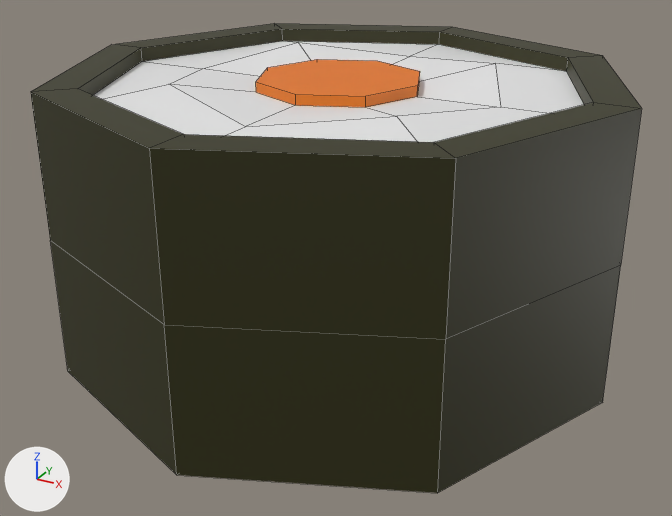
An edit to the FBX model Assets/m_coloniusLory_Maki_Salmon_001.fbx, drawn before and after from the same camera.
One viewpoint serves both versions: a 50 mm camera at (-0.0343, -2.155, 0.3783) aimed at (-0.0635, -2.102, 0.3518). The lights are fixed; the arrows at lower left show +X, +Y and +Z. Mesh edges are drawn as thin lines. Where no turn or scale is listed for an object, it has been applied to the vertices.

Names of what the first picture shows: 'm_coloniusLory_Maki_Salmon_001'.
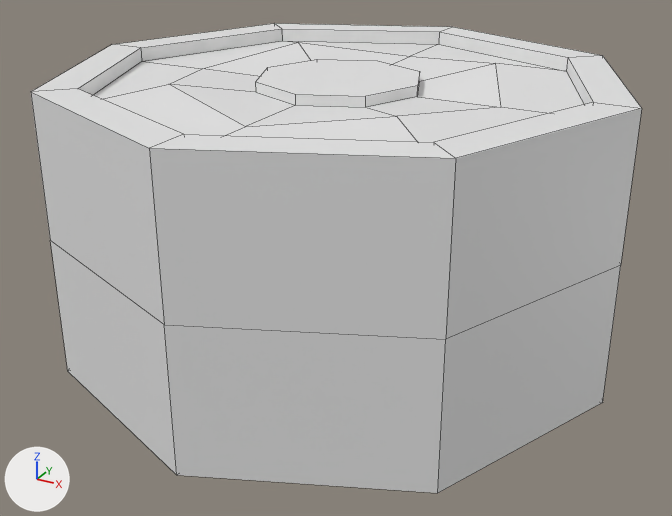
What differs and where, as boxes [x1, y1, x2, y2] in the pictures (672 x 516 px):
part 1 of me_cylinder_004, recoloured
    both: [31, 23, 642, 493]
part 2 of me_cylinder_004, recoloured (orange to white)
    both: [256, 59, 420, 107]

The change, as a list of edits to the scene's bpy script:
```text
Change me_cylinder_004:
    where me_cylinder_004.from_pydata(...)  # 104 vertices, 98 faces; spans x -0.0197..0.0197, y -0.0197..0.0197, z 0.0..0.0197
    used by ob_m_coloniuslory_maki_salmon_001; location = (-0.06395, -2.10068, 0.34498)
    me_cylinder_004 part 1: all 48 faces that had it switch from mat_algue (dark yellow #2e2d06) to mat_rice (white #e7e7e7)
    me_cylinder_004 part 2: all 18 faces that had it switch from mat_salmon (orange #e77700) to mat_rice (white #e7e7e7)
```
